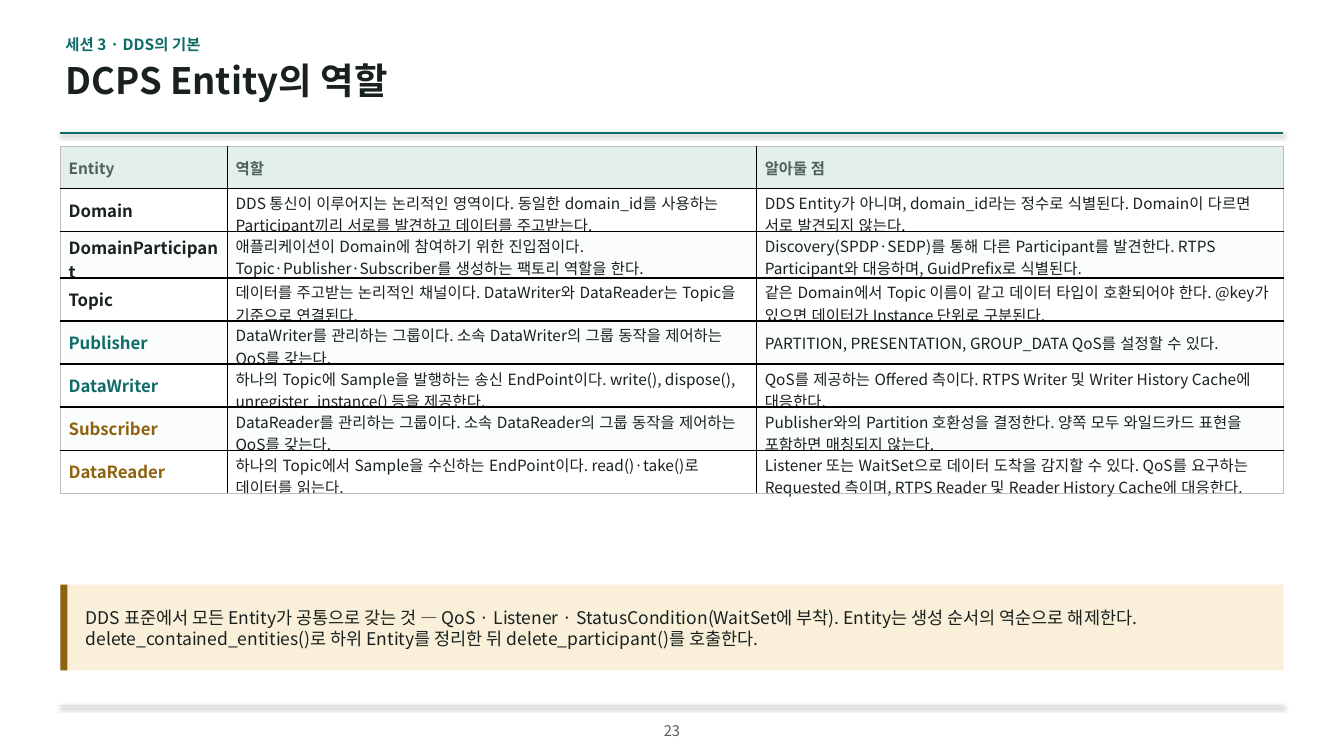
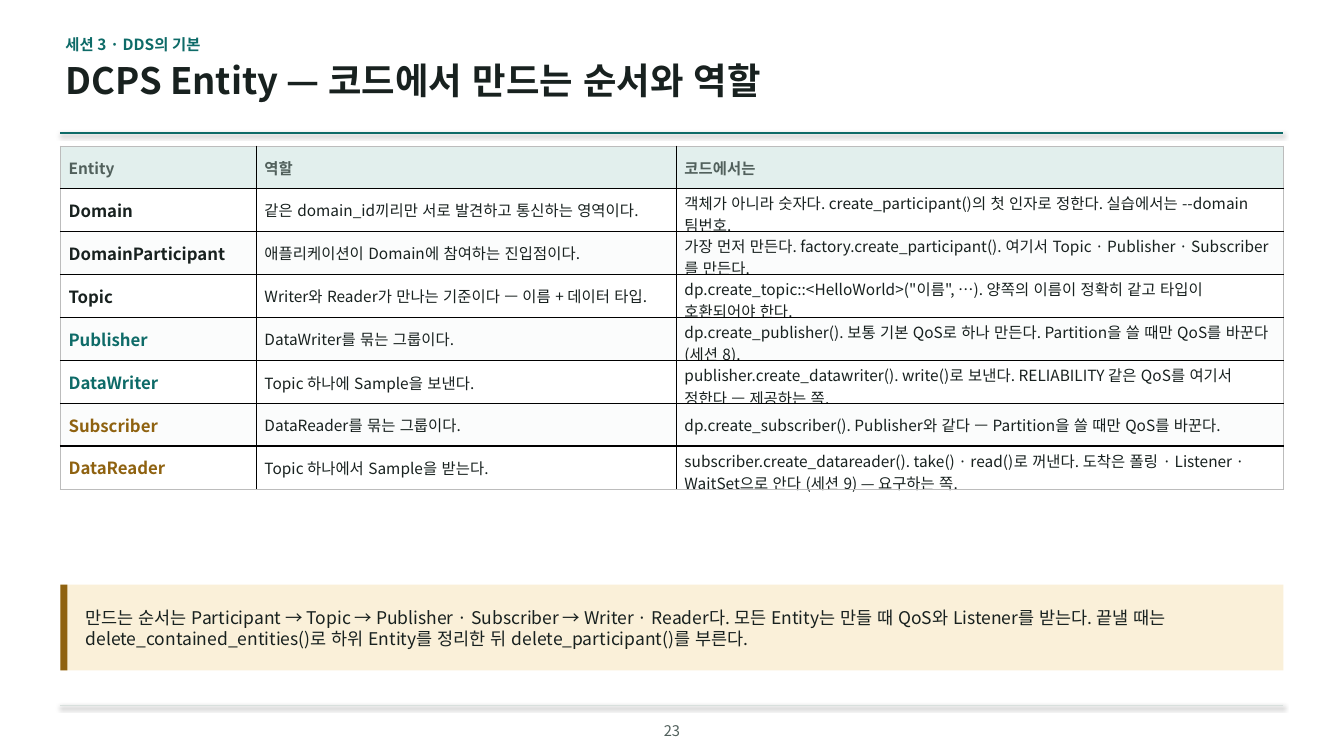
Before and after one commit to IntellectusCorp/int2DDS-lecture, a slide deck: slide 23 of int2dds-lecture-for-beginner.pptx. Drawn at 1344x756 pixels with LibreOffice and Linux fonts; fonts in the diff are those of the drawing; background and template pictures are left out. Boxes give left, top, right and bottom in pixels: in the first picture for what was removed or moved away, otherwise in the second. Text is boxed around its words. In the diff, an @@ line names an element or a change of style, - is before the commit and + after.

Commit message:
FEAT: Rework slides and script to be user-centric
- Serialization slide: explain write()/data() API and how to check data
- Remove Zenoh-advantage slide and strengthen reasons to choose DDS
- DCPS Entity table: describe what to call in code
- Merge RTPS layer/Submessage slides into a Wireshark reading guide
- Merge QoS category/Entity tables into a goal-to-policy table
- Renumber slides (120 -> 117) and sync the lecture script

```diff
--- a/int2dds-lecture-for-beginner.pptx
+++ b/int2dds-lecture-for-beginner.pptx
@@ text at [65, 63, 761, 102]: text changed @@
-DCPS Entity의 역할
+DCPS Entity — 코드에서 만드는 순서와 역할
@@ table at [60, 146, 1284, 508] @@
-row 1, column 3: 알아둘 점
+row 1, column 3: 코드에서는
-row 2, column 2: DDS 통신이 이루어지는 논리적인 영역이다. 동일한 domain_id를 사용하는 Participant끼리 서로를 발견하고 데이터를 주고받는다.
+row 2, column 2: 같은 domain_id끼리만 서로 발견하고 통신하는 영역이다.
-row 2, column 3: DDS Entity가 아니며, domain_id라는 정수로 식별된다. Domain이 다르면 서로 발견되지 않는다.
+row 2, column 3: 객체가 아니라 숫자다. create_participant()의 첫 인자로 정한다. 실습에서는 --domain 팀번호.
-row 3, column 2: 애플리케이션이 Domain에 참여하기 위한 진입점이다. Topic·Publisher·Subscriber를 생성하는 팩토리 역할을 한다.
+row 3, column 2: 애플리케이션이 Domain에 참여하는 진입점이다.
-row 3, column 3: Discovery(SPDP·SEDP)를 통해 다른 Participant를 발견한다. RTPS Participant와 대응하며, GuidPrefix로 식별된다.
+row 3, column 3: 가장 먼저 만든다. factory.create_participant(). 여기서 Topic · Publisher · Subscriber를 만든다.
-row 4, column 2: 데이터를 주고받는 논리적인 채널이다. DataWriter와 DataReader는 Topic을 기준으로 연결된다.
+row 4, column 2: Writer와 Reader가 만나는 기준이다 — 이름 + 데이터 타입.
@@ row 4, column 3: "같은 Domain에서 Topic 이름이 같고 데이터 타입이 호환되어야 한다. @key가 있으면 데이터가 Instance 단위로 구분된다." to "dp.create_topic::<HelloWorld>("이름", …). 양쪽의 이름이 정확히 같고 타입이 호환되어야 한다." @@
-row 5, column 2: DataWriter를 관리하는 그룹이다. 소속 DataWriter의 그룹 동작을 제어하는 QoS를 갖는다.
+row 5, column 2: DataWriter를 묶는 그룹이다.
-row 5, column 3: PARTITION, PRESENTATION, GROUP_DATA QoS를 설정할 수 있다.
+row 5, column 3: dp.create_publisher(). 보통 기본 QoS로 하나 만든다. Partition을 쓸 때만 QoS를 바꾼다 (세션 8).
-row 6, column 2: 하나의 Topic에 Sample을 발행하는 송신 EndPoint이다. write(), dispose(), unregister_instance() 등을 제공한다.
+row 6, column 2: Topic 하나에 Sample을 보낸다.
-row 6, column 3: QoS를 제공하는 Offered 측이다. RTPS Writer 및 Writer History Cache에 대응한다.
+row 6, column 3: publisher.create_datawriter(). write()로 보낸다. RELIABILITY 같은 QoS를 여기서 정한다 — 제공하는 쪽.
-row 7, column 2: DataReader를 관리하는 그룹이다. 소속 DataReader의 그룹 동작을 제어하는 QoS를 갖는다.
+row 7, column 2: DataReader를 묶는 그룹이다.
-row 7, column 3: Publisher와의 Partition 호환성을 결정한다. 양쪽 모두 와일드카드 표현을 포함하면 매칭되지 않는다.
+row 7, column 3: dp.create_subscriber(). Publisher와 같다 — Partition을 쓸 때만 QoS를 바꾼다.
-row 8, column 2: 하나의 Topic에서 Sample을 수신하는 EndPoint이다. read()·take()로 데이터를 읽는다.
+row 8, column 2: Topic 하나에서 Sample을 받는다.
-row 8, column 3: Listener 또는 WaitSet으로 데이터 도착을 감지할 수 있다. QoS를 요구하는 Requested 측이며, RTPS Reader 및 Reader History Cache에 대응한다.
+row 8, column 3: subscriber.create_datareader(). take() · read()로 꺼낸다. 도착은 폴링 · Listener · WaitSet으로 안다 (세션 9) — 요구하는 쪽.
@@ text at [86, 609, 1165, 649]: text changed @@
-DDS 표준에서 모든 Entity가 공통으로 갖는 것 — QoS · Listener · StatusCondition(WaitSet에 부착). Entity는 생성 순서의 역순으로 해제한다. delete_contained_entities()로 하위 Entity를 정리한 뒤 delete_participant()를 호출한다.
+만드는 순서는 Participant → Topic → Publisher · Subscriber → Writer · Reader다. 모든 Entity는 만들 때 QoS와 Listener를 받는다. 끝낼 때는 delete_contained_entities()로 하위 Entity를 정리한 뒤 delete_participant()를 부른다.
```
Also in this commit, not shown: 24 other slides changed, 1 slide added, 4 slides removed, 1 other file.
